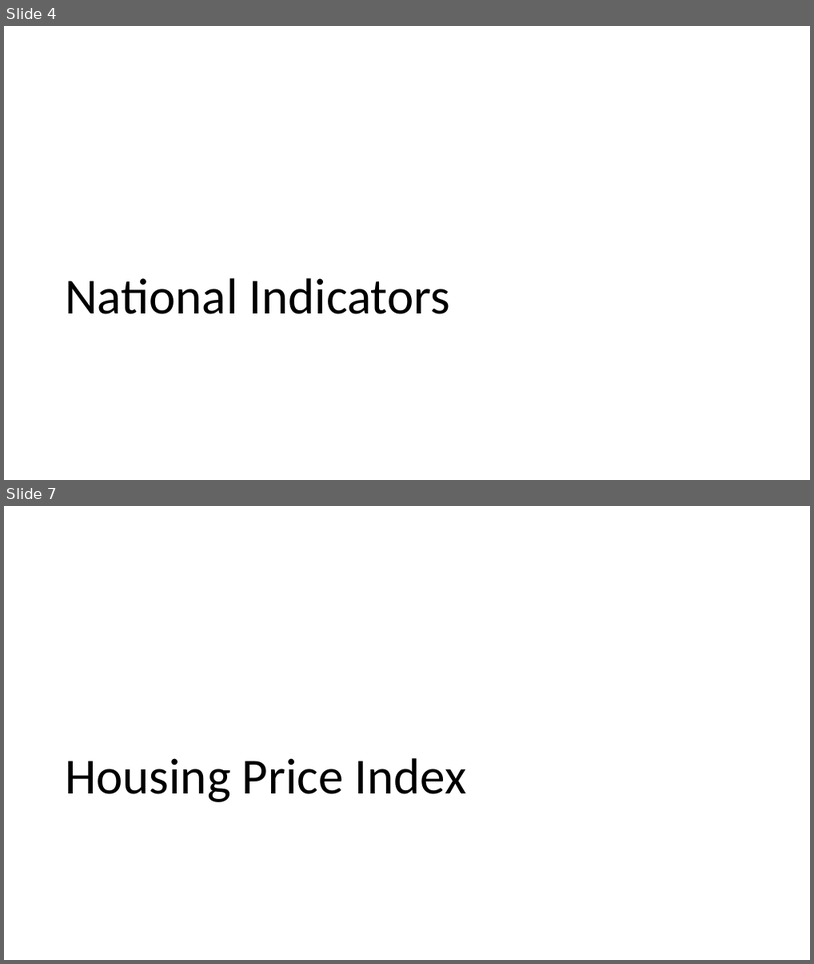
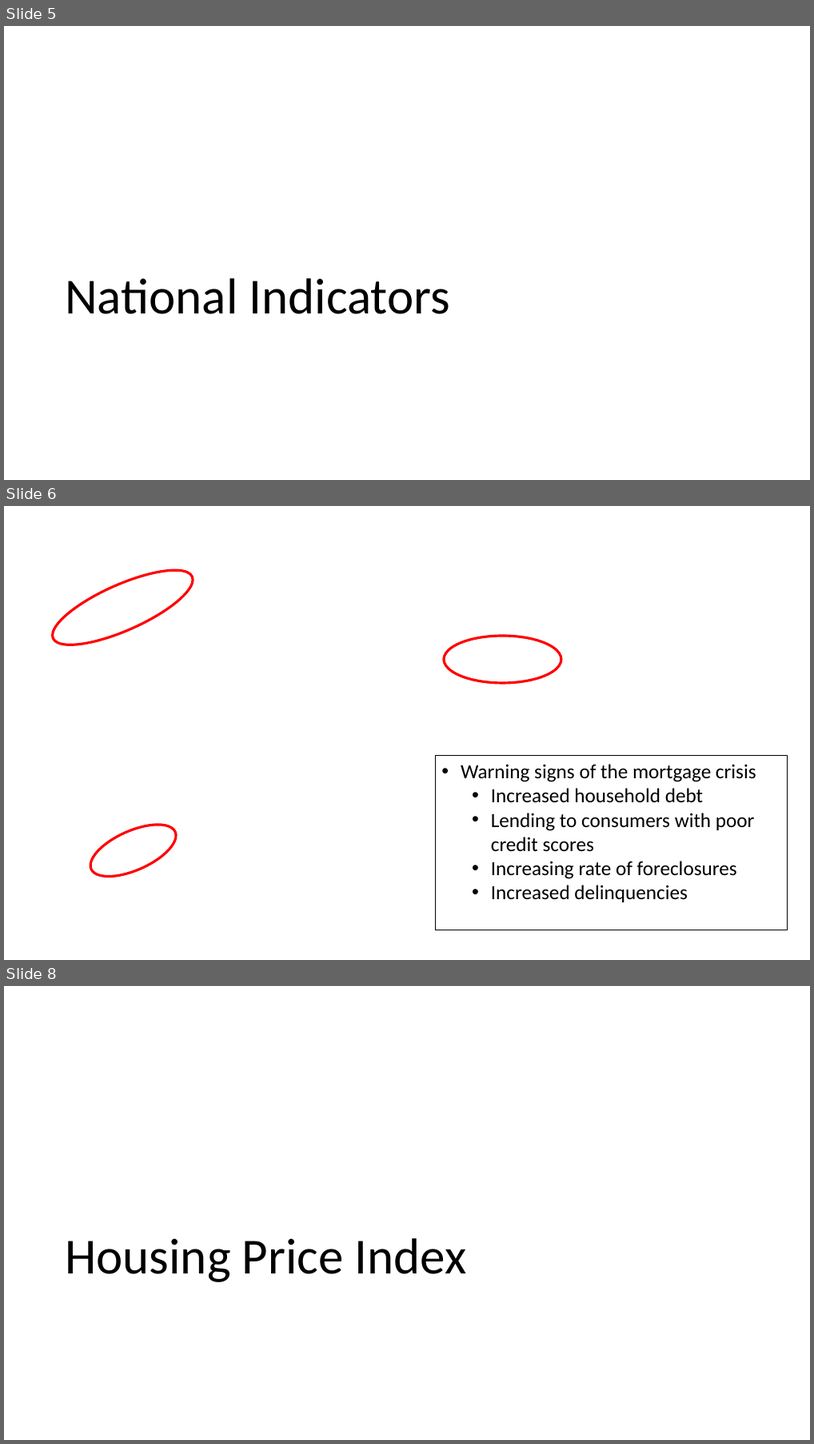
Before and after one commit to bowielh/Project1_Group1, a slide deck: Housing_Bubble.pptx. Shown one above the other, each under a label of ours: slides 4 and 7 before the commit, slides 5, 6 and 8 after it; the slides between them are not shown. The pictures are 814x964 and 814x1444 pixels, drawn with LibreOffice and Linux fonts; fonts in the diff are those of the drawing; background and template pictures are left out. Boxes give left, top, right and bottom in pixels: in the first picture for what was removed or moved away, otherwise in the second. Text is boxed around its words. In the diff, an @@ line names an element or a change of style, - is before the commit and + after.

```diff
--- a/Housing_Bubble.pptx
+++ b/Housing_Bubble.pptx
@@ slide 6 added at [4,506,810,960], background picture (left out) @@
@@ ellipse added at [43,556,202,660], outline #FF0000 3 pt @@
@@ ellipse added at [445,636,562,683], outline #FF0000 3 pt @@
@@ rectangle added at [436,756,788,929], outline #000000 0.75 pt, 24 pt, text #000000 @@
+• Warning signs of the mortgage crisis
+  • Increased household debt
+  • Lending to consumers with poor credit scores
+  • Increasing rate of foreclosures
+  • Increased delinquencies
@@ ellipse added at [83,814,183,887], outline #FF0000 3 pt @@
@@ what was slide 4 is now slide 5 @@
@@ what was slide 7 is now slide 8 @@
```
Also in this commit, not shown: 5 slides changed, 5 other slides added, 2 slides removed, 7 other files.
